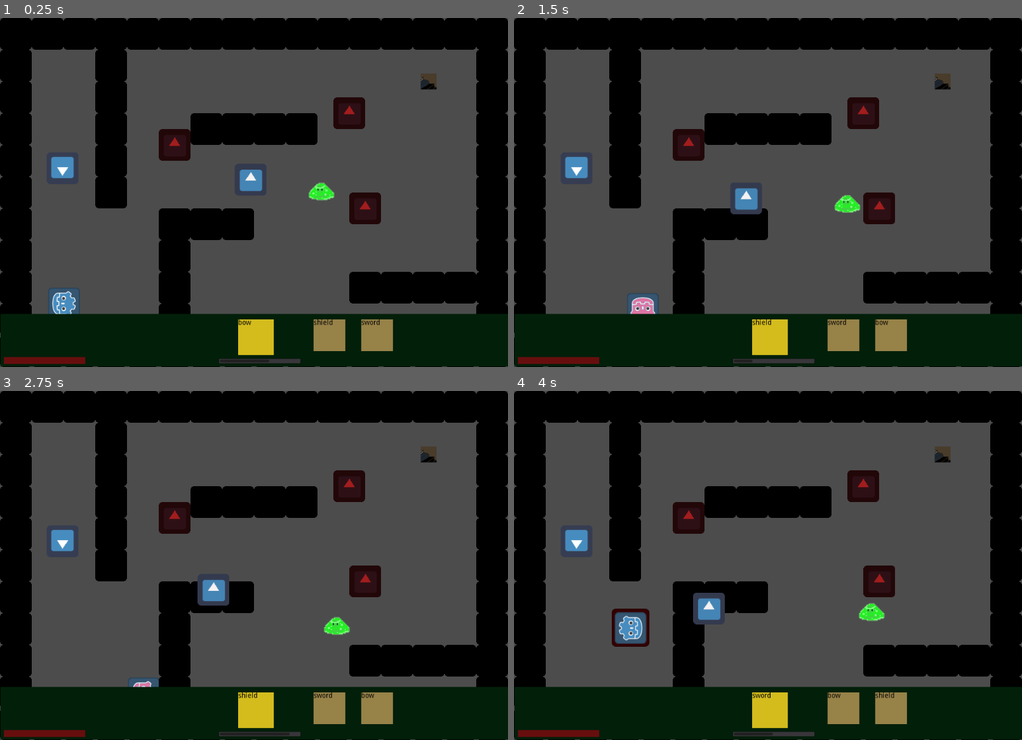
Above: before the commit, frames 1-4 (two rows, left to right).
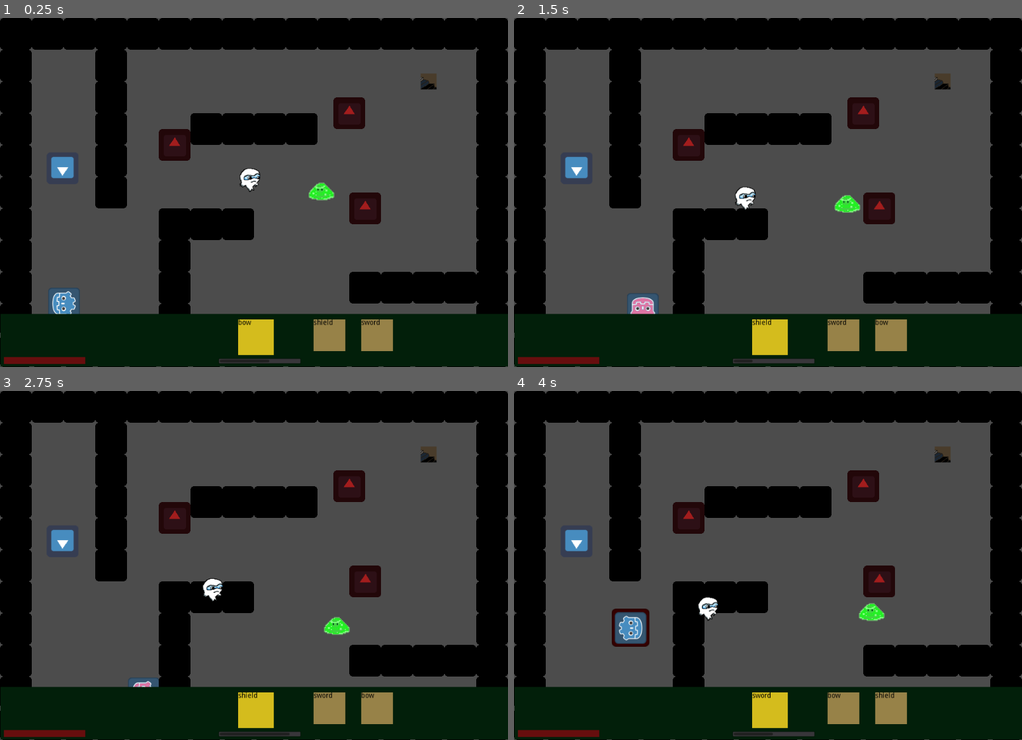
Above: after the commit, the same moments.

Repository: mfurtak/gmtk-game-jam-2019
Game: Godot game, scene res://Main.tscn
Same seed, same stepped clock (60 frames per second), same inputs: the game is played once before the commit and once after it. The engine's default icon, where the game draws it, is replaced by a stand-in: a white triangle on a blue panel in a dark square.
Inputs:
- Up to frame 1 (0.25 s): no input
- Up to frame 2 (1.5 s): hold Right (ui_right) 0.53-1.28 s; tap Space (ui_select) at 0.77 s; hold Down (ui_down) from 1.28 s (still down)
- Up to frame 3 (2.75 s): tap Space (ui_select) at 1.52 s; release Down (ui_down) at 2.03 s; hold Right (ui_right) from 2.03 s (still down)
- Up to frame 4 (4 s): release Right (ui_right) at 2.78 s; hold Up (ui_up) 2.78-3.53 s; tap Space (ui_select) at 3.02, 3.77 s; hold Left (ui_left) from 3.53 s (still down)

The runs differ from the first frame. In frame 1, 0.3% of the frame differs, in the area x 47-52%, y 43-50%; in frame 2, 0.4%; in frame 3, 0.4%; in frame 4, 0.5%, in the area x 35-42%, y 57-67%.

Commit message:
Ghosts receive damage and change color (#2)
ghost take damage * resolving conflicts * ghosts change opacity and animate damage when hit

Diff:
--- a/gmtk-godot/Arrow.gd
+++ b/gmtk-godot/Arrow.gd
@@ -3,6 +3,7 @@
 const SPEED = 30
 var direction setget set_direction
 var dead = false
+var damage = 10
 
 func _ready():
 	connect('body_entered', self, '_on_entered')
@@ -18,7 +19,7 @@
 		if body.name == "TileMap":
 			dead = true
 		if body.has_method("on_shot"):
-			body.on_shot()
+			body.on_shot(damage)
 			print(body.name)
 			queue_free()
 
--- a/gmtk-godot/Ghostie.gd
+++ b/gmtk-godot/Ghostie.gd
@@ -2,10 +2,12 @@
 
 var direction = Vector2()
 var velocity = Vector2()
-
+const MAX_HEALTH = 30.0
 const SPEED = 8
 const TOP_SPEED = 30
 const DECELERATION = 0.9
+
+var current_health = MAX_HEALTH
 
 onready var player = get_node("/root/Main/Player")
 # Called when the node enters the scene tree for the first time.
@@ -14,7 +16,6 @@
 	connect('body_entered', self, '_on_body_entered')
 
 func _on_body_entered(body):
-	print("ghost entered: ", body.name)
 	if body.name == "Player":
 		print("BOO!")
 
@@ -29,13 +30,13 @@
 func on_attacked():
 	pass
 
-func on_shot():
-	self.queue_free()
+func on_shot(damage):
+	current_health -= damage
+	$DamagedAnimation.modulate = Color(1, 1, 1, current_health / MAX_HEALTH)
+	$DamagedAnimation.play()
+	$DamageAnimationTimer.start()
+	if (current_health <= 0):
+		self.queue_free()
 
-func _physics_process(delta):
-	#print(player.global_position)
-	#print(get_position())
-    # detect player overlap in x or y?
-	#print("ASDF" + str(player))
-	#print("facebook.com" + str(player.translation))
-	pass
+func _on_DamageAnimation_timeout():
+	$DamagedAnimation.stop()
--- a/gmtk-godot/Ghostie.tscn
+++ b/gmtk-godot/Ghostie.tscn
@@ -1,10 +1,20 @@
-[gd_scene load_steps=4 format=2]
+[gd_scene load_steps=7 format=2]
 
 [ext_resource path="res://Ghostie.gd" type="Script" id=1]
 [ext_resource path="res://icon.png" type="Texture" id=2]
+[ext_resource path="res://ghostWight.png" type="Texture" id=3]
+[ext_resource path="res://ghostRed.png" type="Texture" id=4]
 
 [sub_resource type="RectangleShape2D" id=1]
 extents = Vector2( 32, 32 )
+
+[sub_resource type="SpriteFrames" id=2]
+animations = [ {
+"frames": [ ExtResource( 3 ), ExtResource( 4 ), ExtResource( 3 ), ExtResource( 4 ), ExtResource( 3 ) ],
+"loop": true,
+"name": "default",
+"speed": 5.0
+} ]
 
 [node name="Ghostie" type="Area2D" groups=[
 "enemy",
@@ -12,9 +22,18 @@
 position = Vector2( 640, 352 )
 script = ExtResource( 1 )
 
-[node name="Sprite" type="Sprite" parent="."]
+[node name="GhostSprite" type="Sprite" parent="."]
+visible = false
 modulate = Color( 0.956863, 0.94902, 0.94902, 1 )
 texture = ExtResource( 2 )
 
 [node name="CollisionShape2D" type="CollisionShape2D" parent="."]
 shape = SubResource( 1 )
+
+[node name="DamagedAnimation" type="AnimatedSprite" parent="."]
+frames = SubResource( 2 )
+
+[node name="DamageAnimationTimer" type="Timer" parent="."]
+wait_time = 1.04
+one_shot = true
+[connection signal="timeout" from="DamageAnimationTimer" to="." method="_on_DamageAnimation_timeout"]
--- a/gmtk-godot/Thwomp.gd
+++ b/gmtk-godot/Thwomp.gd
@@ -49,7 +49,7 @@
 func on_attacked():
 	self.queue_free()
 
-func on_shot():
+func on_shot(damage):
 	print("was shot!")
 
 func on_shield_hit():
Binary file added: gmtk-godot/ghost.png
Not shown, added: gmtk-godot/ghost.png.import
Binary file added: gmtk-godot/ghostRed.png
Not shown, added: gmtk-godot/ghostRed.png.import
Binary file added: gmtk-godot/ghostWight.png
Not shown, added: gmtk-godot/ghostWight.png.import
